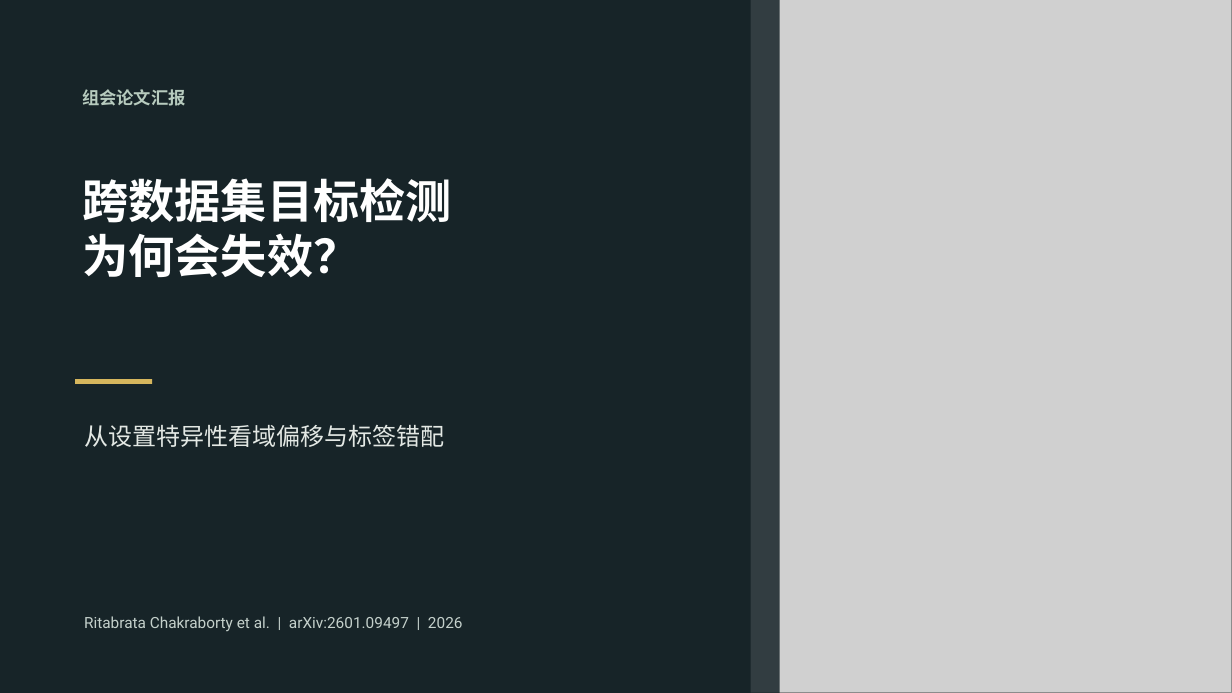
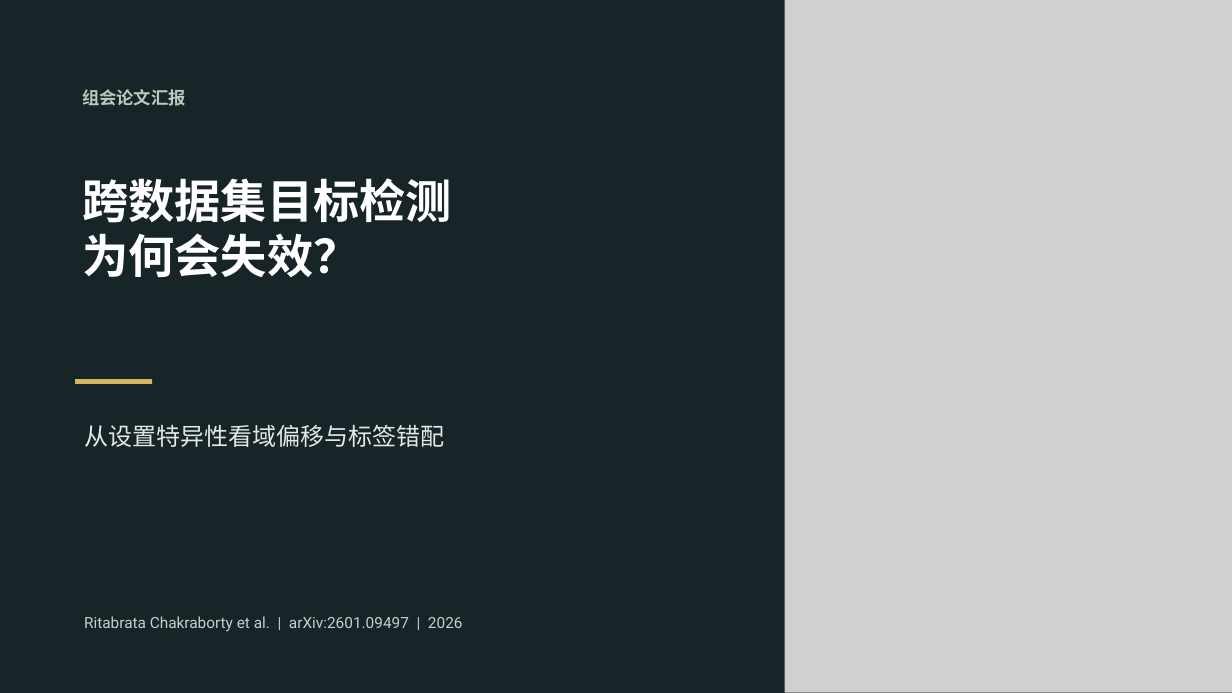
Before and after one commit to 1034250765/markdowns, a slide deck: slide 1 of 牛只数据集/汇报材料/跨数据集目标检测泛化_组会汇报初版.pptx. Drawn at 1232x693 pixels with LibreOffice and Linux fonts; fonts in the diff are those of the drawing; grey boxes stand for pictures. Boxes give left, top, right and bottom in pixels: in the first picture for what was removed or moved away, otherwise in the second. Text is boxed around its words. In the diff, an @@ line names an element or a change of style, - is before the commit and + after.

```diff
--- a/牛只数据集/汇报材料/跨数据集目标检测泛化_组会汇报初版.pptx
+++ b/牛只数据集/汇报材料/跨数据集目标检测泛化_组会汇报初版.pptx
@@ rectangle: place and size @@
-rectangle at [0,0,750,693]
+rectangle at [34,0,785,693]
@@ picture removed at [539,0,1232,693] @@
@@ picture added at [602,0,1232,693] @@
```
Also in this commit, not shown: 27 other files.
